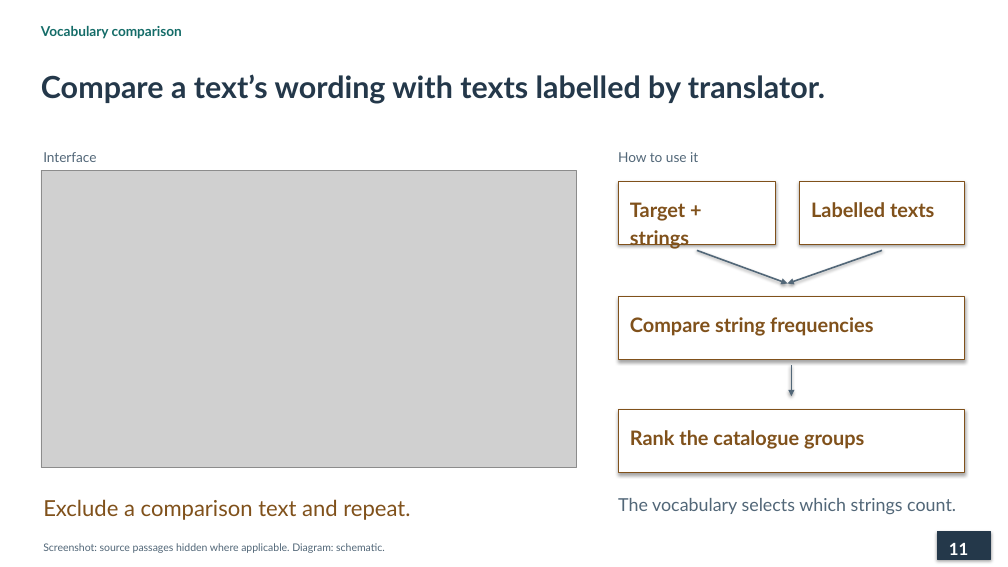
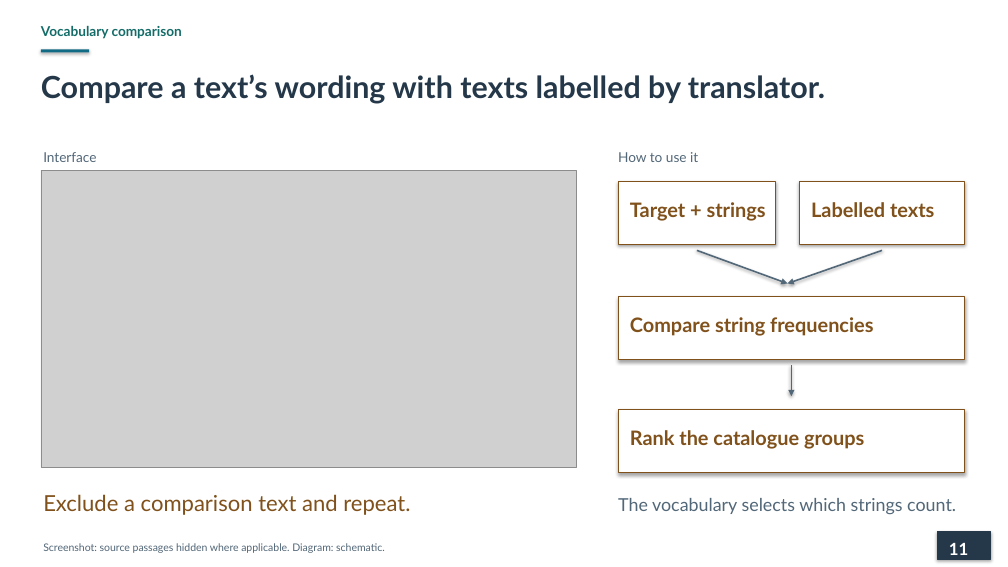
Before and after one commit to lopentu/cohort, a slide deck: slide 11 of docs/presentation/cohort-pnc-2026-main.pptx. Drawn at 1008x567 pixels with LibreOffice and Linux fonts; fonts in the diff are those of the drawing; grey boxes stand for pictures. Boxes give left, top, right and bottom in pixels: in the first picture for what was removed or moved away, otherwise in the second. Text is boxed around its words. In the diff, an @@ line names an element or a change of style, - is before the commit and + after.

```diff
--- a/docs/presentation/cohort-pnc-2026-main.pptx
+++ b/docs/presentation/cohort-pnc-2026-main.pptx
@@ rectangle added at bbox=[41, 49, 89, 52], fill #126B85 @@
@@ text "Target + strings" rewrapped from bbox=[630, 202, 689, 249] to bbox=[630, 202, 766, 221] @@
@@ text "Exclude a comparison text and ...": place and size @@
-text "Exclude a comparison text and ..." at bbox=[43, 499, 410, 520]
+text "Exclude a comparison text and ..." at bbox=[43, 494, 410, 515]
```
Also in this commit, not shown: 19 other slides changed, 1 other file.
